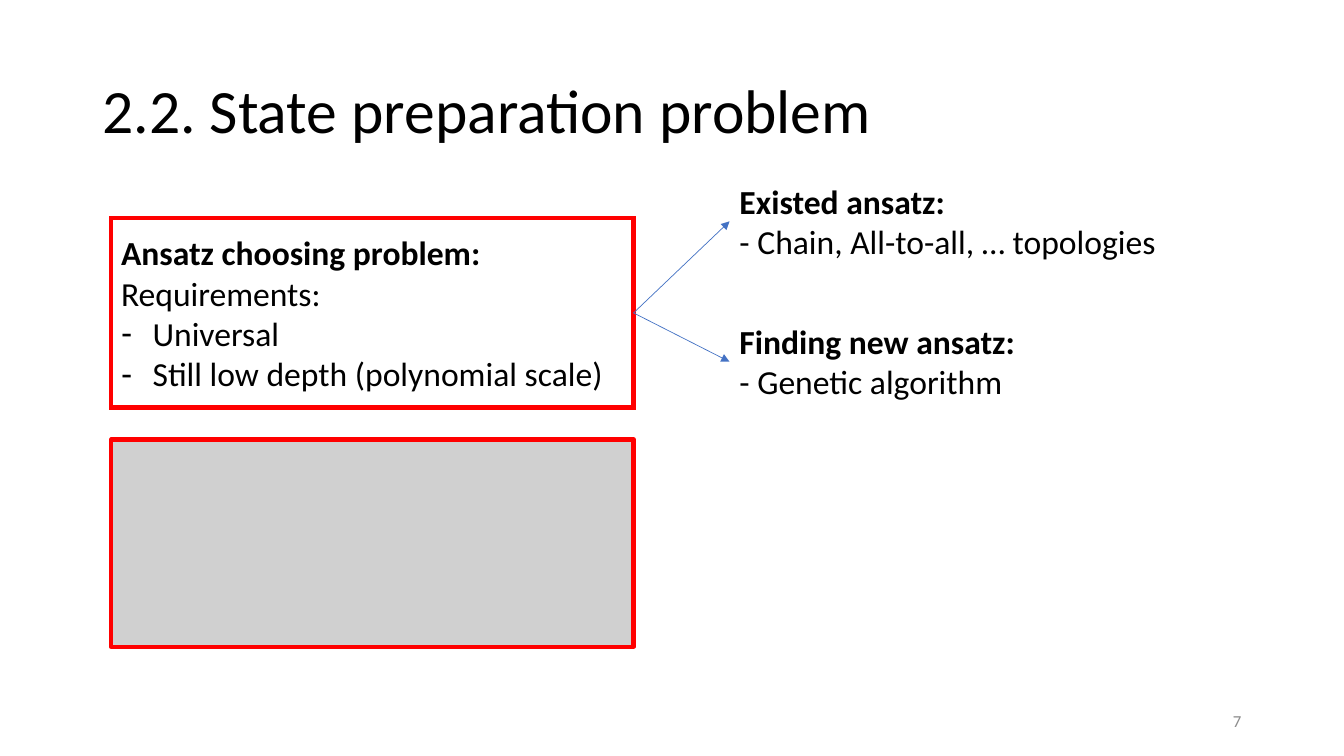
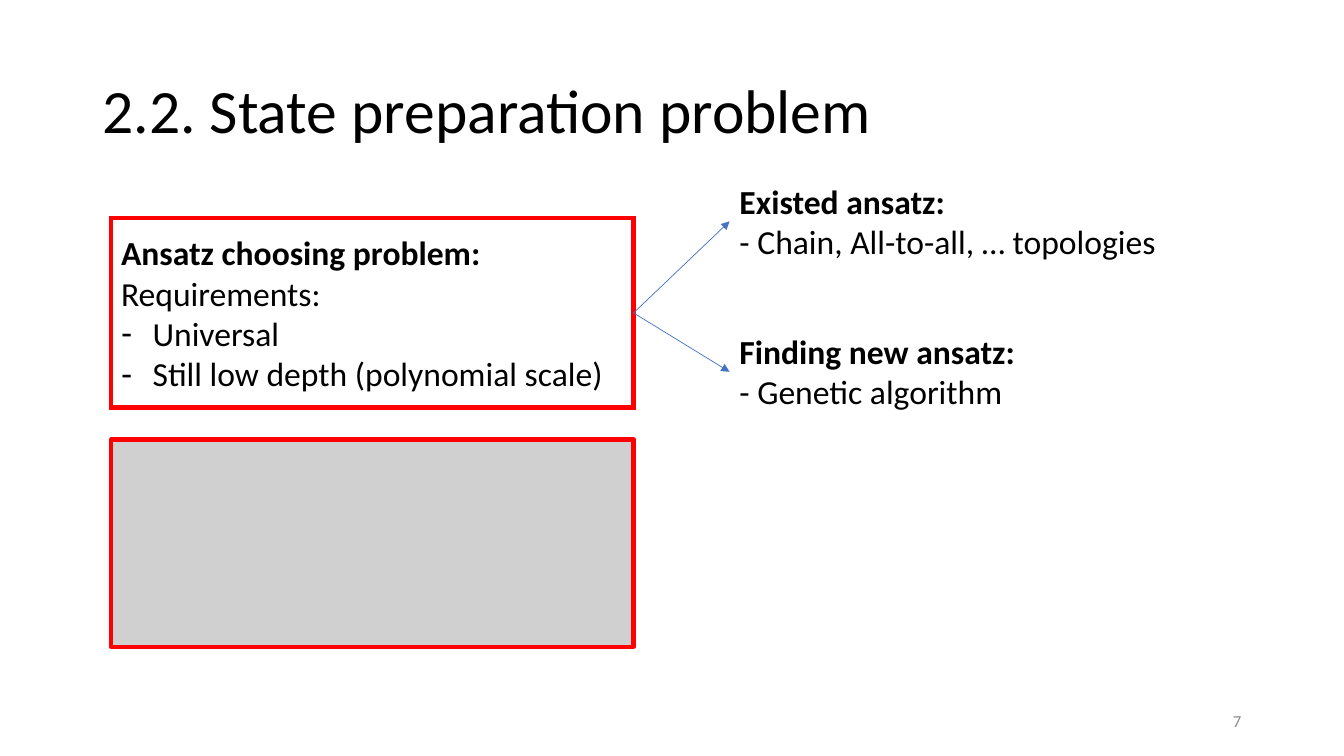
Before and after one commit to vutuanhai237/ResearchMaterials, a slide deck: slide 7 of Quantum computing/Genetic algorithm - based quantum architecture search/genetic algorithm.pptx. Drawn at 1344x756 pixels with LibreOffice and Linux fonts; fonts in the diff are those of the drawing; grey boxes stand for pictures. Boxes give left, top, right and bottom in pixels: in the first picture for what was removed or moved away, otherwise in the second. Text is boxed around its words. In the diff, an @@ line names an element or a change of style, - is before the commit and + after.

```diff
--- a/Quantum computing/Genetic algorithm - based quantum architecture search/genetic algorithm.pptx
+++ b/Quantum computing/Genetic algorithm - based quantum architecture search/genetic algorithm.pptx
@@ arrow moved from (634, 313) - (730, 362) to (634, 313) - (730, 372) @@
@@ text "Finding new ansatz:": place and size @@
-text "Finding new ansatz:" at (739,330,1014,400)
+text "Finding new ansatz:" at (739,340,1014,410)
```
Also in this commit, not shown: 4 other slides changed, 3 slides added.
